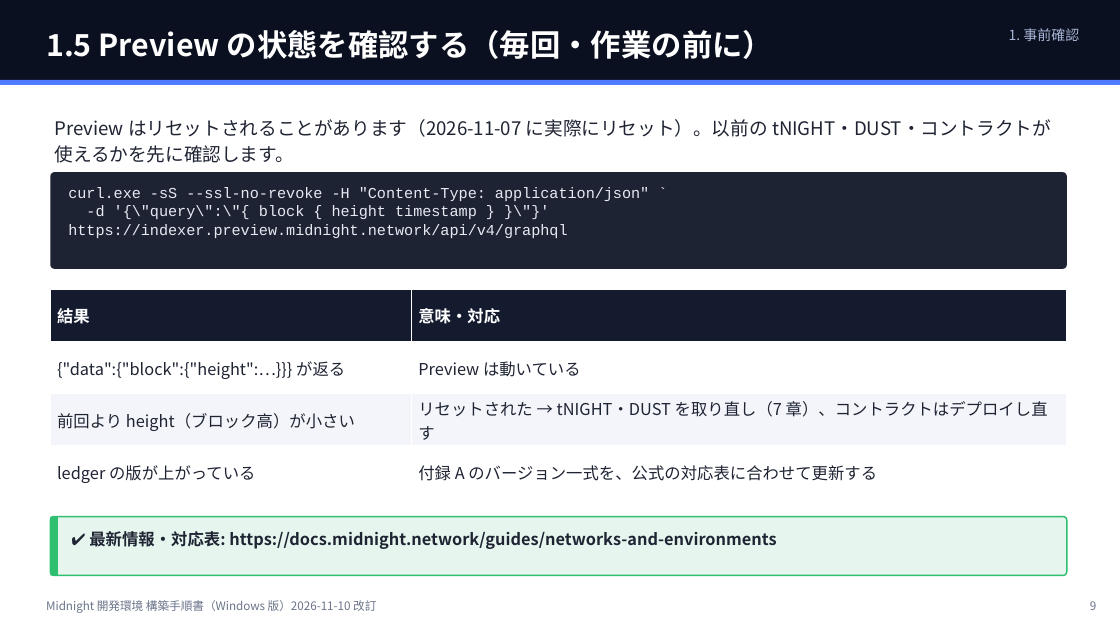
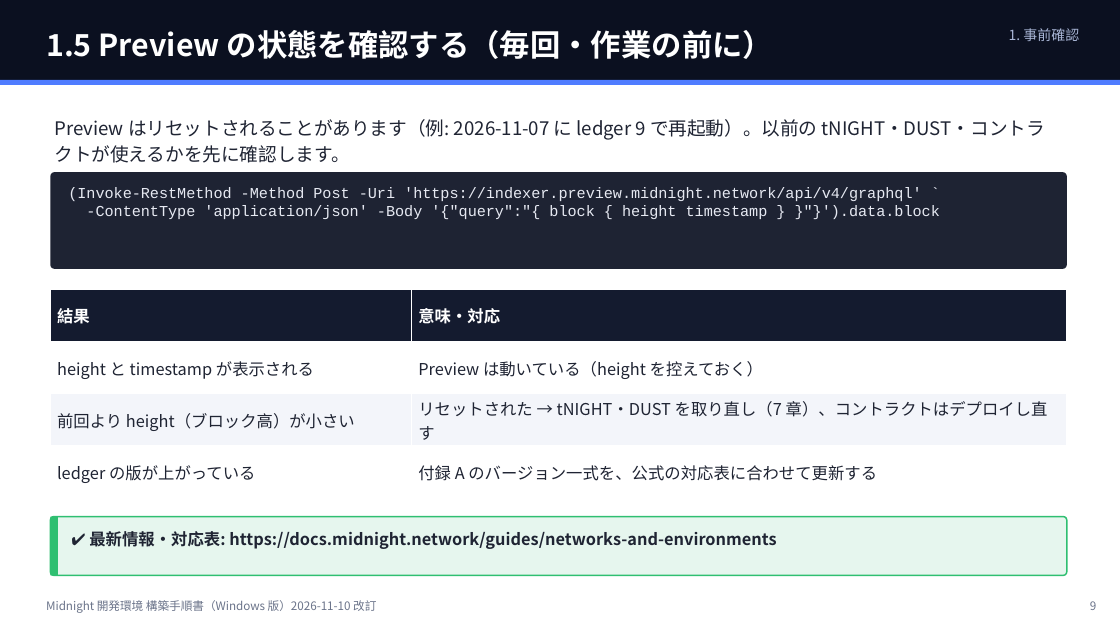
Before and after one commit to 101nimura/midnight_td_demo, a slide deck: slide 9 of docs/SETUP.pptx. Drawn at 1120x630 pixels with LibreOffice and Linux fonts; fonts in the diff are those of the drawing. Boxes give left, top, right and bottom in pixels: in the first picture for what was removed or moved away, otherwise in the second. Text is boxed around its words. In the diff, an @@ line names an element or a change of style, - is before the commit and + after.

```diff
--- a/docs/SETUP.pptx
+++ b/docs/SETUP.pptx
@@ text at box(55, 119, 1045, 163): text changed @@
-Preview はリセットされることがあります（2026-11-07 に実際にリセット）。以前の tNIGHT・DUST・コントラクトが使えるかを先に確認します。
+Preview はリセットされることがあります（例: 2026-11-07 に ledger 9 で再起動）。以前の tNIGHT・DUST・コントラクトが使えるかを先に確認します。
@@ text in rounded rectangle at box(68, 187, 940, 219): text changed @@
-curl.exe -sS --ssl-no-revoke -H "Content-Type: application/json" `
--d '{\"query\":\"{ block { height timestamp } }\"}' https://indexer.preview.midnight.network/api/v4/graphql
+(Invoke-RestMethod -Method Post -Uri 'https://indexer.preview.midnight.network/api/v4/graphql' `
+-ContentType 'application/json' -Body '{"query":"{ block { height timestamp } }"}').data.block
@@ table at box(50, 290, 1067, 498) @@
@@ row 2, column 1: "{"data":{"block":{"height":…}}} が返る" to "height と timestamp が表示される" @@
-row 2, column 2: Preview は動いている
+row 2, column 2: Preview は動いている（height を控えておく）
```
Also in this commit, not shown: 14 other slides changed, 2 other files.
